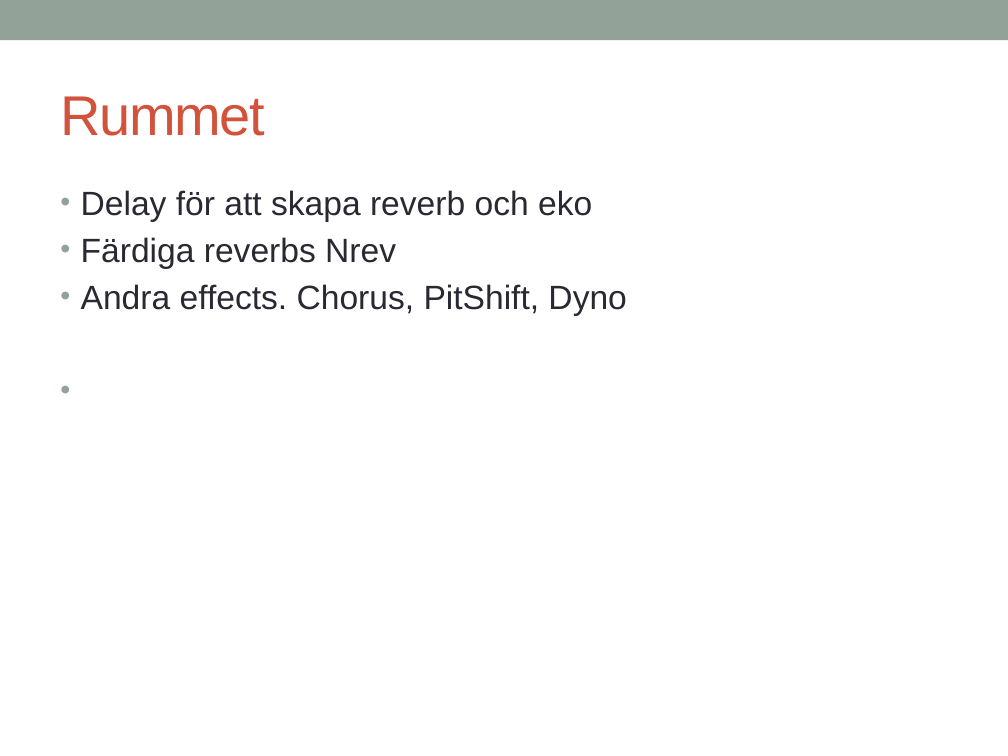
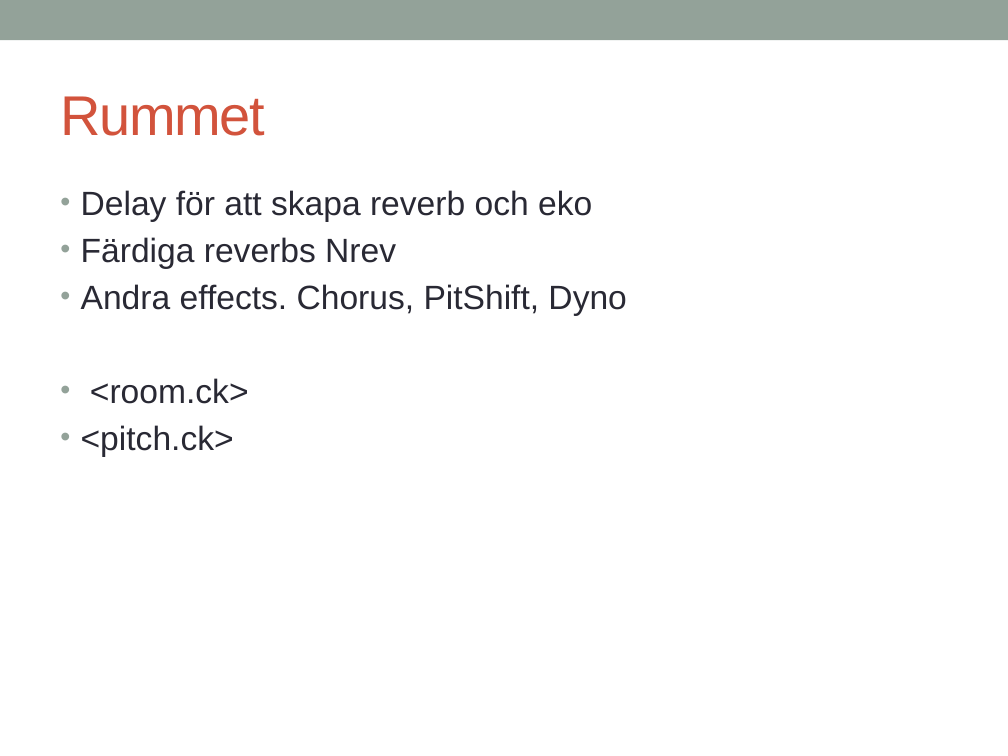
Before and after one commit to melke/makinmusic, a slide deck: slide 13 of chuck.pptx (slide 14 before the commit). Drawn at 1008x756 pixels with LibreOffice and Linux fonts; fonts in the diff are those of the drawing. Boxes give left, top, right and bottom in pixels: in the first picture for what was removed or moved away, otherwise in the second. Text is boxed around its words. In the diff, an @@ line names an element or a change of style, - is before the commit and + after.

```diff
--- a/chuck.pptx
+++ b/chuck.pptx
@@ text at <box>81,378,249,457</box>: paragraphs added @@
+• <room.ck>
+• <pitch.ck>
```
Also in this commit, not shown: 10 other slides changed, 3 slides added, 4 slides removed, 9 other files.
